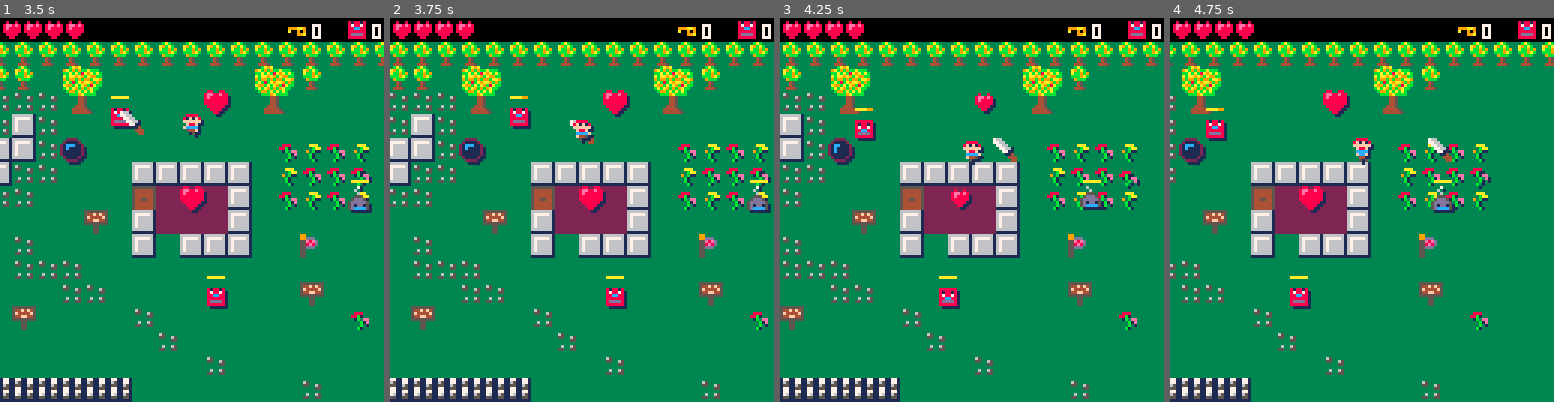
Above: before the commit, frames 1-4 (left to right).
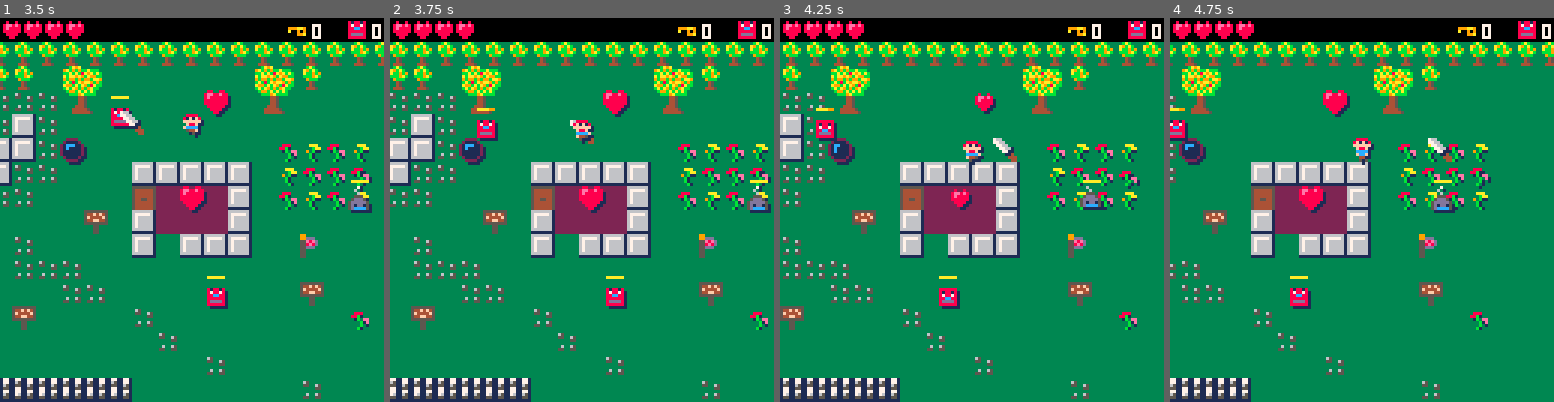
Above: after the commit, the same moments.

Repository: sdegutis/shepherdgame.com
Game: PICO-8 cartridge harbinger.p8
Same seed, same stepped clock (60 frames per second), same inputs: the game is played once before the commit and once after it.
Inputs:
- Up to frame 1 (3.5 s): tap X (X key) at 0.33, 1.07, 1.85, 2.97 s; tap O (Z key) at 0.7, 1.7, 2.1, 2.5, 2.9, 3.3 s; hold Right 1.6-2.1 s; hold Up 2.15-2.42 s; hold Right 2.47-3.03 s; hold Left from 3.08 s (still down)
- Up to frame 2 (3.75 s): release Left at 3.58 s; hold Down from 3.63 s (still down); tap O (Z key) at 3.7 s
- Up to frame 3 (4.25 s): release Down at 3.97 s; hold Right from 4.02 s (still down); tap X (X key) at 4.08 s; tap O (Z key) at 4.1 s
- Up to frame 4 (4.75 s): tap O (Z key) at 4.5 s; release Right at 4.68 s; hold Up from 4.73 s (still down)

Frame 1 is identical in both runs. In frame 2, 0.6% of the frame differs, in the area x 22-37%, y 20-33%; in frame 3, 0.6%; in frame 4, 0.6%.

Commit message:
Enemies move in direction sword is moving.

Diff:
--- a/harbinger.p8
+++ b/harbinger.p8
@@ -433,6 +433,7 @@
 
  if btnp(🅾️) and shot==nil then
  	shot = {
+ 		strength=4,
  	 x=hero.x,
  	 y=hero.y,
 			mx=hero.dx,
@@ -554,16 +555,8 @@
 			end
 		else
 			sfx(12)
-		 local x = 0
-		 if(f.x<shot.x-2) x=-1
-		 if(f.x>shot.x+2) x=1
-
-		 local y = 0
-		 if(f.y<shot.y-2) y=-1
-		 if(f.y>shot.y+2) y=1
-
-		 f.vx = x*4
-		 f.vy = y*4
+		 f.vx = shot.dx * shot.strength
+		 f.vy = shot.dy * shot.strength
 		end
 		shot=nil
 	end
